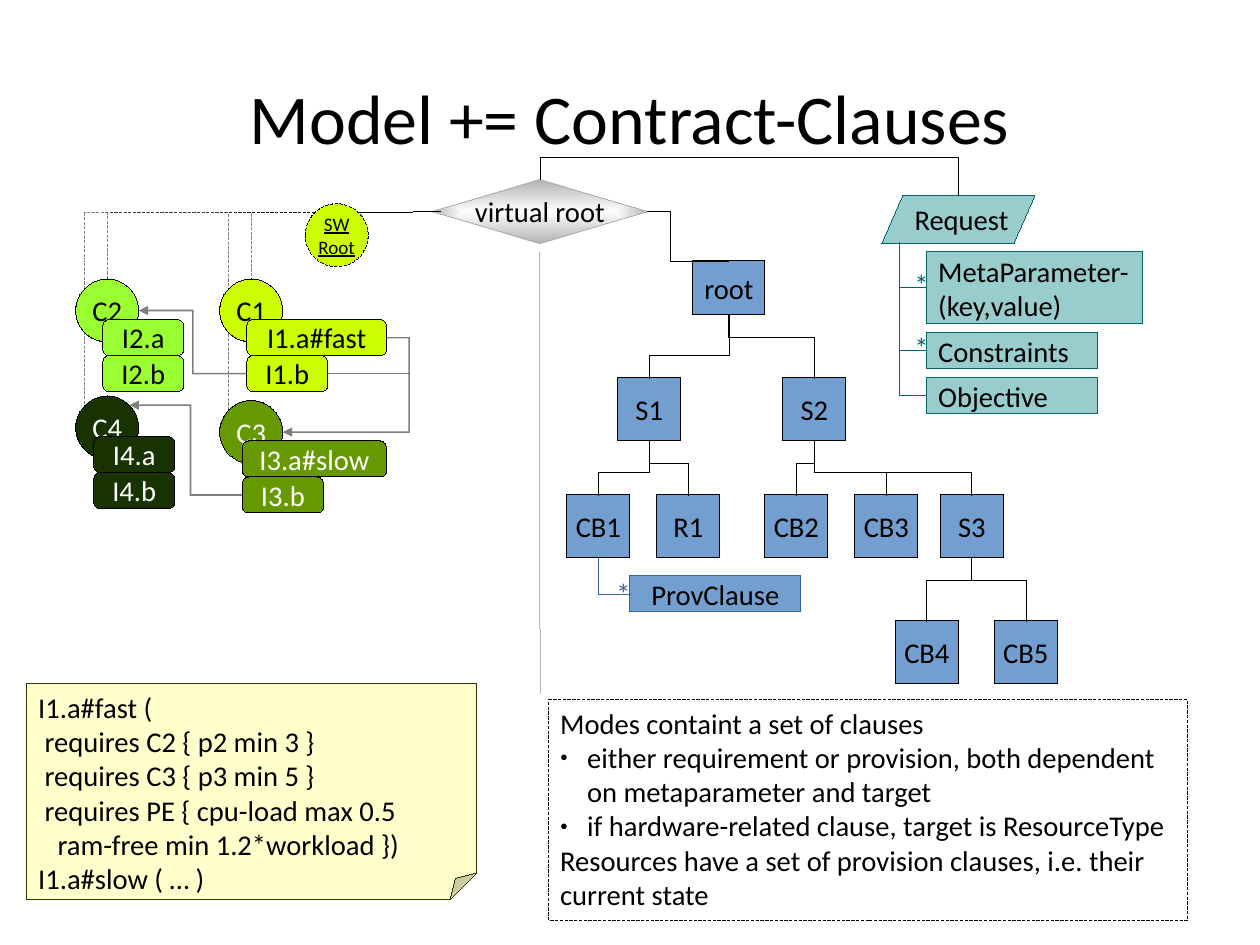
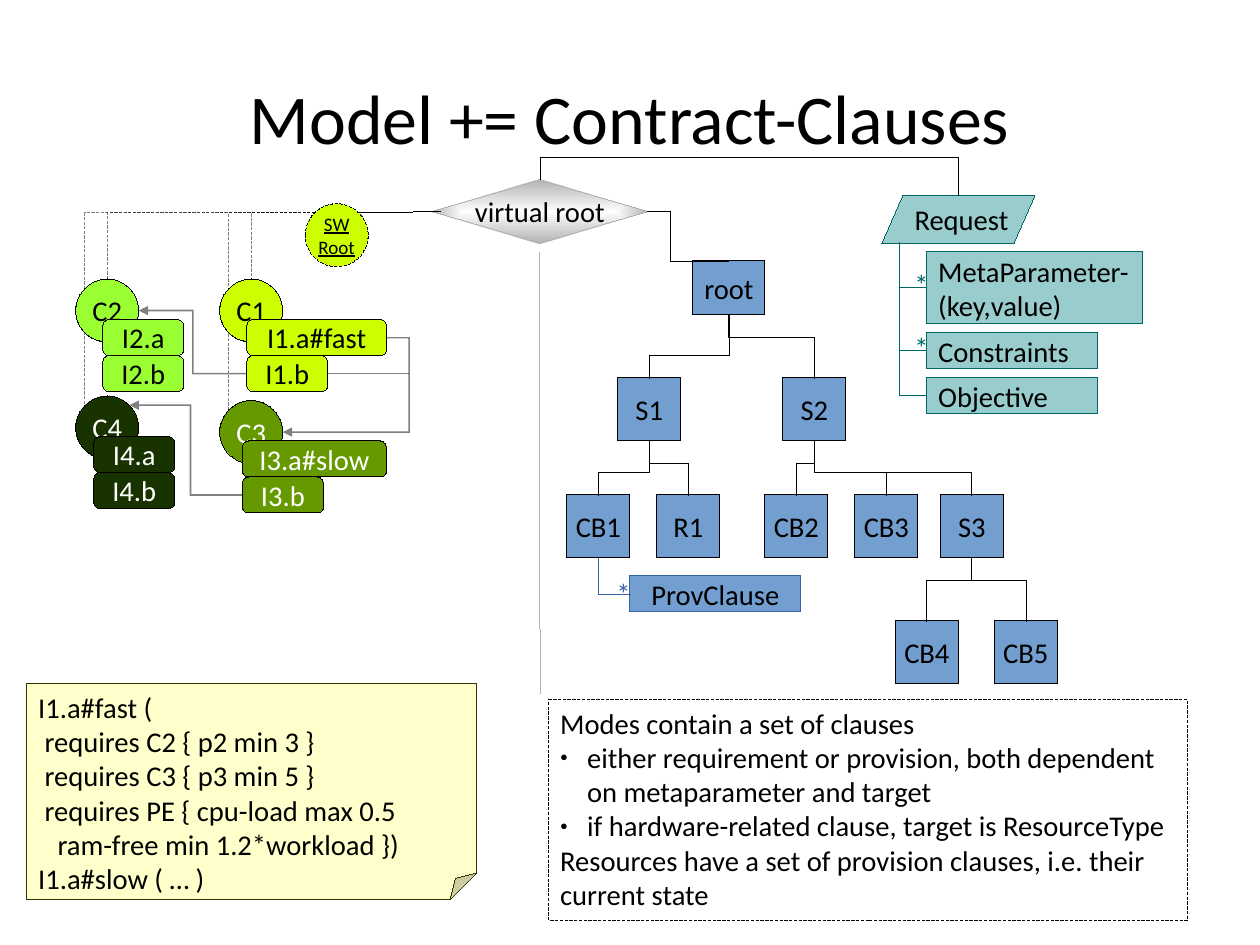
Before and after one commit to rene-schoene/racr-mquat, a slide deck: slide 6 of doc/the-model.odp. Drawn at 1260x945 pixels with LibreOffice and Linux fonts; fonts in the diff are those of the drawing. Boxes give left, top, right and bottom in pixels: in the first picture for what was removed or moved away, otherwise in the second. Text is boxed around its words. In the diff, an @@ line names an element or a change of style, - is before the commit and + after.

```diff
--- a/doc/the-model.odp
+++ b/doc/the-model.odp
@@ text in rectangle at [560, 714, 915, 735]: text changed @@
-Modes containt a set of clauses
+Modes contain a set of clauses
```
Also in this commit, not shown: 6 other slides changed, 3 slides added.
